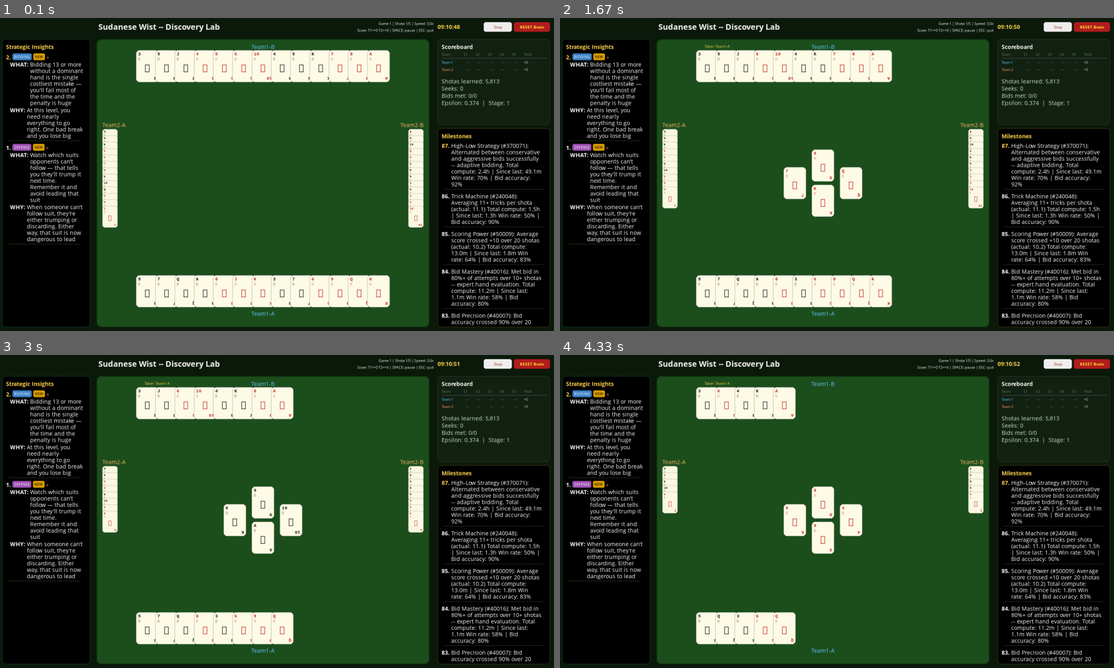
Above: before the commit, frames 1-4 (two rows, left to right).
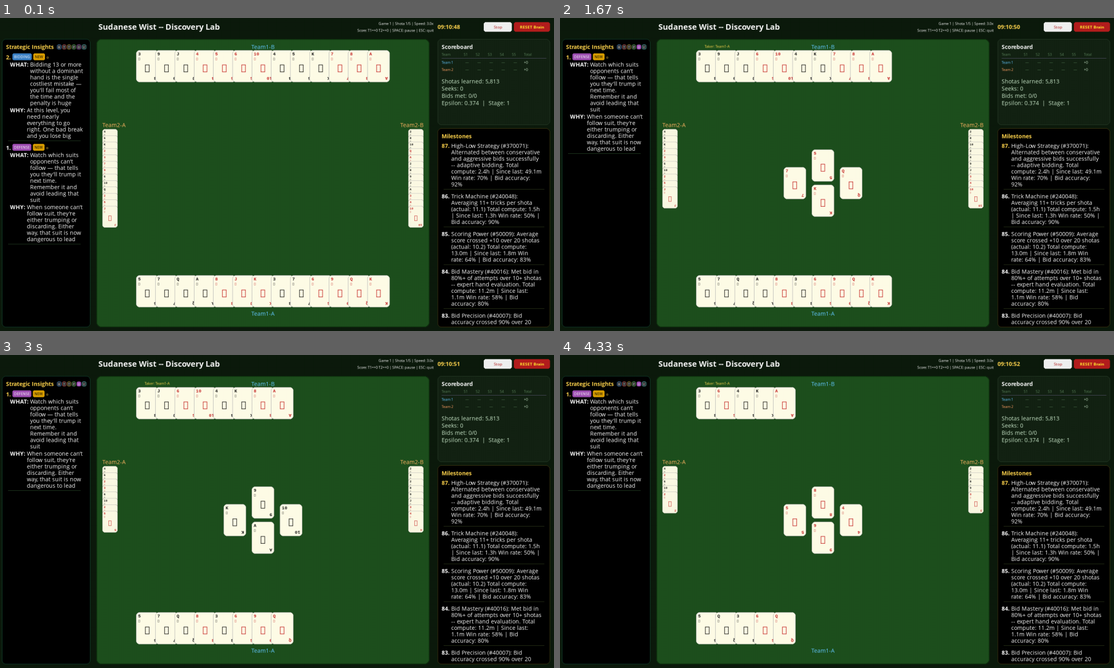
Above: after the commit, the same moments.

Repository: aamagzoub/engineering-intelligence
Game: pygame game, started from gui_wist_discovery/main.py
Same seed, same stepped clock (60 frames per second), same inputs: the game is played once before the commit and once after it.
Inputs (mouse positions are in pixels of both pictures, inside the frame that each line leads up to):
- Up to frame 1 (0.1 s): no input
- Up to frame 2 (1.67 s): click (620, 46) at 0.38 s, where only the run after the commit has a clickable "B"; click (620, 46) at 0.72 s, where only the run after the commit has a clickable "B"; click (637, 46) at 1.05 s, where only the run after the commit has a clickable "D"
- Up to frame 3 (3 s): click "Stop" at 1.88 s; tap Space at 2.17 s; click (487, 633) at 2.55 s
- Up to frame 4 (4.33 s): click (1036, 486) at 3.88 s; click (659, 470) at 4.22 s

The runs differ from the first frame. In frame 1, less than 0.1% of the frame differs, in the area x 10-16%, y 8-11%; in frame 2, 2.5%, in the area x 1-16%, y 8-73%; in frame 3, 2.5%; in frame 4, 2.5%.

Commit message:
feat: category filter chips + insight reasoning in play game
Discovery UI:
- Category filter chips on same line as 'Strategic Insights' title
- Click chip to filter by category, click again to show all
- Chips show first letter (B/T/T/P/D/V) with category color
- Active chip is filled, inactive is outline only

Play game:
- Loads insights cache at startup for AI reasoning
- When AI plays a card, finds the most relevant insight and shows it
  in the game log as reasoning (e.g. 'trumping because learned insight...')
- Insight matching scores by: trump plays, void plays, high/low cards,
  partnership, following suit context

Diff:
--- a/gui_wist_discovery/main.py
+++ b/gui_wist_discovery/main.py
@@ -130,6 +130,10 @@
         # Scroll offsets.
         self._disc_scroll_offset = 0
         self._insight_scroll_offset = 0
+
+        # Insight category filter (None = show all).
+        self._insight_filter = None
+        self._insight_chip_rects = {}  # {category: pygame.Rect} — set by renderer.
 
         # Background training.
         self._bg_active = False
@@ -536,6 +540,15 @@
                     self._toggle_pause()
                 if self._reset_btn_rect and self._reset_btn_rect.collidepoint(event.pos):
                     self._reset_brain()
+                # Check insight category filter chip clicks.
+                for cat, rect in self._insight_chip_rects.items():
+                    if rect.collidepoint(event.pos):
+                        if self._insight_filter == cat:
+                            self._insight_filter = None  # Toggle off.
+                        else:
+                            self._insight_filter = cat  # Toggle on.
+                        self._insight_scroll_offset = 0
+                        break
             elif event.type == pygame.MOUSEWHEEL:
                 mx, _my = pygame.mouse.get_pos()
                 right_panel_x = SCREEN_WIDTH - 290
@@ -628,12 +641,16 @@
             "opponent_stage": self._opponent_stage,
             "milestones_list": self._milestones_list,
             "insights": self._cached_insights,
+            "insight_filter": self._insight_filter,
             "disc_scroll": self._disc_scroll_offset,
             "insight_scroll": self._insight_scroll_offset,
         }
 
         self._mode_btn_rect, self._reset_btn_rect = self.renderer.render_frame(render_state)
 
+        # Capture chip rects from renderer for click detection.
+        self._insight_chip_rects = render_state.get("_chip_rects", {})
+
 
 def main():
     app = WistDiscoveryWatcher()
--- a/gui_wist_discovery/renderer.py
+++ b/gui_wist_discovery/renderer.py
@@ -345,7 +345,34 @@
         self.screen.set_clip(pygame.Rect(10, 65, panel_w - 20, SCREEN_HEIGHT - 90))
 
         y = panel_rect.top + 10
-        self.screen.blit(self.fonts["large"].render("Strategic Insights", True, TEXT_GOLD), (15, y))
+
+        # Title + category filter chips on the same line.
+        title_surf = self.fonts["large"].render("Strategic Insights", True, TEXT_GOLD)
+        self.screen.blit(title_surf, (15, y))
+
+        # Render filter chips to the right of the title.
+        active_filter = state.get("insight_filter", None)
+        chip_x = 15 + title_surf.get_width() + 8
+        chip_rects = {}
+        chip_font = pygame.font.SysFont("Segoe UI", 8)
+        for cat, color in self._CAT_COLORS.items():
+            label = cat[0].upper()  # First letter: B, T, T, P, D, V
+            is_active = (active_filter == cat)
+            bg = color if is_active else (50, 50, 50)
+            border = color
+            chip_surf = chip_font.render(label, True, (255, 255, 255))
+            cw = chip_surf.get_width() + 6
+            ch = chip_surf.get_height() + 2
+            chip_rect = pygame.Rect(chip_x, y + 4, cw, ch)
+            pygame.draw.rect(self.screen, bg, chip_rect, border_radius=3)
+            pygame.draw.rect(self.screen, border, chip_rect, width=1, border_radius=3)
+            self.screen.blit(chip_surf, (chip_x + 3, y + 5))
+            chip_rects[cat] = chip_rect
+            chip_x += cw + 2
+
+        # Store chip rects for click detection (via state).
+        state["_chip_rects"] = chip_rects
+
         y += 26
 
         insights = state.get("insights", [])
@@ -353,6 +380,11 @@
             self.screen.blit(self.fonts["medium"].render("Training...", True, TEXT_DIM), (15, y))
             self.screen.set_clip(None)
             return
+
+        # Filter insights by category if a filter is active.
+        if active_filter:
+            insights = [ins for ins in insights
+                        if (isinstance(ins, dict) and ins.get("category") == active_filter)]
 
         total = len(insights)
         insight_scroll = state.get("insight_scroll", 0)
--- a/gui_wist_lab/human_tab.py
+++ b/gui_wist_lab/human_tab.py
@@ -55,6 +55,14 @@
         # Player evaluation system.
         from gui_wist_lab.player_evaluator import PlayerEvaluator
         self._evaluator = PlayerEvaluator()
+
+        # Load learned insights for AI reasoning display.
+        self._ai_insights = []
+        try:
+            from gui_wist_discovery.insights import _load_cached_insights
+            self._ai_insights = _load_cached_insights()
+        except Exception:
+            pass
 
         # Game state.
         self.players = None
@@ -1133,6 +1141,11 @@
                     self._show_trump()
 
                 self._set_status(f"Trick {self.trick_number} — {DISPLAY_NAMES[pid]} played {ct}")
+
+                # Show AI reasoning from learned insights.
+                reason = self._find_relevant_insight(action.card, obs)
+                if reason:
+                    self._log(f"    💡 {reason}")
             except Exception as e:
                 # AI failed — skip this player with a dummy play if possible.
                 self._log(f"  ⚠ AI error P{pid+1}: {e}")
@@ -1493,6 +1506,65 @@
     # ----------------------------------------------------------
     # Utilities
     # ----------------------------------------------------------
+    # AI Insight Reasoning
+    # ----------------------------------------------------------
+
+    def _find_relevant_insight(self, card, obs) -> str:
+        """Find a relevant insight that explains why the AI played this card."""
+        if not self._ai_insights:
+            return ""
+
+        # Determine card properties.
+        is_trump = (self.trump_suit and card.suit == self.trump_suit)
+        rank_val = rank_value(card.rank)
+        is_high = rank_val >= 12
+        is_low = rank_val <= 6
+        leading_suit = None
+        if obs.current_trick and obs.current_trick.played_cards:
+            leading_suit = obs.current_trick.leading_suit
+        follows_suit = (leading_suit and card.suit == leading_suit)
+        is_trumping = is_trump and not follows_suit and leading_suit is not None
+
+        # Score each insight by relevance to this play.
+        best_insight = ""
+        best_score = 0
+
+        for ins in self._ai_insights:
+            if not isinstance(ins, dict):
+                continue
+            text = ins.get("text", "").lower()
+            cat = ins.get("category", "")
+            score = 0
+
+            if is_trumping and cat == "trump":
+                score += 3
+            if is_trumping and "trump" in text and ("void" in text or "can't follow" in text):
+                score += 5
+            if is_trump and cat == "trump" and "lead" in text and not leading_suit:
+                score += 4
+            if is_low and follows_suit and ("weakest" in text or "lowest" in text or "save" in text):
+                score += 4
+            if is_high and follows_suit and ("ace" in text or "king" in text):
+                score += 3
+            if cat == "voids" and not follows_suit and not is_trump:
+                score += 2
+            if cat == "partnership" and "partner" in text:
+                score += 1
+
+            if score > best_score:
+                best_score = score
+                best_insight = ins.get("text", "")
+
+        if best_score >= 3:
+            # Truncate if too long.
+            if len(best_insight) > 80:
+                best_insight = best_insight[:77] + "..."
+            return best_insight
+        return ""
+
+    # ----------------------------------------------------------
+    # Utilities
+    # ----------------------------------------------------------
 
     def _safe_destroy(self, widget):
         """Safely destroy a widget — no crash if already destroyed or None."""
